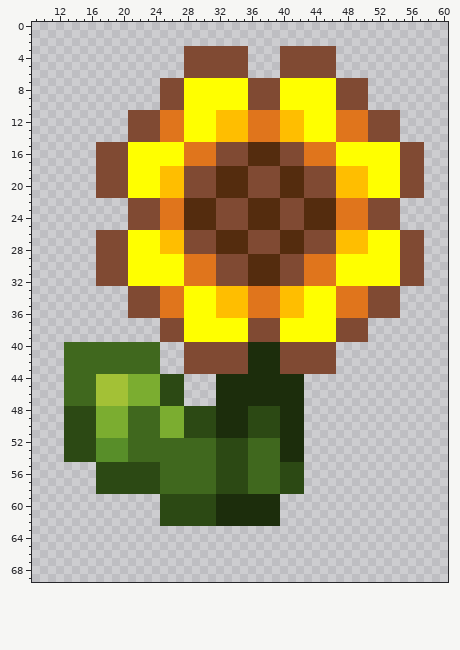
Sprite sheet: assets/scene/obstacle0.8.png. Above is the file before it was changed.
The file is 70x70 pixels. Shown: x 9..60, y 0..69.
Now the later version:
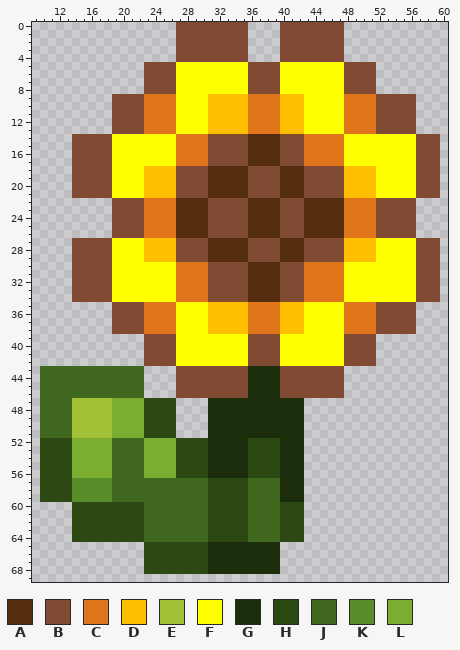
Palette (. is transparent): A #542c0e  B #804a33  C #e0751c  D #ffbe00  E #a3c136  F #ffff00  G #1c2d0c  H #2c4914  J #40681e  K #588e29  L #7bad30
From old to new:
Changed rows in their new state; - is an unchanged pixel.
first column x 10:
 0 -----------------BBBBBBBBB----BBBBBBBB------------
 1 -----------------BBBBBBBBB----BBBBBBBB------------
 2 -----------------BBBBBBBBB----BBBBBBBB------------
 3 -----------------B-------------------B------------
 4 -----------------B-------------------B------------
 5 -------------BBBBFFFFFFFFFBBBBFFFFFFFFBBBB--------
 6 -------------BBBBFFFFFFFFFBBBBFFFFFFFFBBBB--------
 7 -------------BB--F-------------------F---B--------
 8 -------------BB--F-------------------F---B--------
 9 ---------BBBBCCCCF---DDDDDCCCCDDD----FCCCCBBBBB---
10 ---------BBBBCCCCF---DDDDDCCCCDDD----FCCCCBBBBB---
11 ---------BB--CC--F---D---------------F---C---BB---
12 ---------BB--CC--F---D---------------F---C---BB---
13 ---------BB--CC--F---D---------------F---C---BB---
14 ----BBBBBFFFFFFFF-CCCBBBBBAAAABBBCCCC-FFFFFFFFFBBB
15 ----BBB--FF------C---B---------------C-------FF-BB
16 ----BBB--FF------C---B---------------C-------FF-BB
17 ----BBB--FF------C---B---------------C-------FF-BB
18 ----BBB--FF--DD--B---A---------------B---D---FF-BB
19 ----BBB--FF--DD--B---A---------------B---D---FF-BB
20 ----BBB--FF--DD--B---A---------------B---D---FF-BB
21 ----BBB--FF--DD--B---A---------------B---D---FF-BB
22 ---------BB--CC--A---B---------------A---C---BB---
23 ---------BB--CC--A---B---------------A---C---BB---
24 ---------BB--CC--A---B---------------A---C---BB---
25 ---------BB--CC--A---B---------------A---C---BB---
26 -------..--BBCCCCAAAA-BBBBAAAABBBAAAAACCCCBBB--.--
27 ----BBB--FF--DD--B---A---------------B---D---FF-BB
28 ----BBB--FF--DD--B---A---------------B---D---FF-BB
29 ----BBB--FF--DDDDBBBBAAAAABBBBAAABBBBBDDDD---FF-BB
30 ----BBB--FF------C---B---------------C-------FF-BB
31 ----BBB--FF------C---B---------------C-------FF-BB
32 ----BBB--FF------C---B---------------C-------FF-BB
33 ----BBBBBFFFFFFFF-CCCBBBBBAAAABBBCCCC-FFFFFFFFFBBB
34 ----BBBBBFFFFFFFF-CCCBBBBBAAAABBBCCCC-FFFFFFFFFBBB
35 ---------BB--CC--F---D---------------F---C---BB---
36 ---------BB--CC--F---D---------------F---C---BB---
37 ---------BBBBCCCCF---DDDDDCCCCDDD----FCCCCBBBBB---
38 ---------BBBBCCCCF---DDDDDCCCCDDD----FCCCCBBBBB---
39 -------------BB--F-------------------F---B--------
40 ---..........BBBBFFFFFFFFFBBBBFFFFFFFFBBBB--------
41 ---..........BBBBFFFFFFFFFBBBBFFFFFFFFBBBB--------
42 ---..........BBBBFFFFFFFFFBBBBFFFFFFFFBBBB--------
43 JJJ----------..--B-------------------B------------
44 JJJ----JJJJJJ....BBBBBBBBB----BBBBBBBB------------
45 JJJ----JJJJJJ....BBBBBBBBB----BBBBBBBB------------
46 JJJ----JJJJJJ....BBBBBBBBB----BBBBBBBB------------
47 JJJ-EEE--LL--HH--.---G----------------------------
48 JJJJEEEEE--LLHHHH....G----GGGG--------------------
49 JJJJEEEEE--LLHHHH....G----GGGG--------------------
50 JJJJEEEEE--LLHHHH....G----GGGG--------------------
51 JJJJEEEEE--LLHHHH....G----GGGG--------------------
52 HHH-LLLLLJJ--LLLLHHHHGGGGGHHHH--------------------
53 HHH-LLLLLJJ--LLLLHHHHGGGGGHHHH--------------------
54 HHH-LLLLLJJ--LLLLHHHHGGGGGHHHH--------------------
55 HHHHLLLLLJJJJLLLLHHHHGGGGGHHHHGGG-----------------
56 HHHHLLLLLJJJJLLLLHHHHGGGGGHHHHGGG-----------------
57 HHHHKKKKKJJJJJJ------H--------GGG-----------------
58 HHHHKKKKKJJJJJJ------H--------GGG-----------------
59 HHHHKKKKKJJJJJJJJJJJJ-HHHHJJJJGGG-----------------
60 ----HHHHHHHHHJJJJJJJJ-HHHHJJJJHHH-----------------
61 ----HHHHHHHHHJJJJJJJJ-HHHHJJJJHHH-----------------
62 ----HHHHHHHHHJJJJJJJJ-HHHHJJJJHHH-----------------
63 ----HHHHHHHHHJJJJJJJJHHHHHJJJJHHH-----------------
64 ----HHHHHHHHHJJJJJJJJHHHHHJJJJHHH-----------------
65 -------------HHHHHHHHGGGGGGGGG--------------------
66 -------------HHHHHHHHGGGGGGGGG--------------------
67 -------------HHHHHHHHGGGGGGGGG--------------------
68 -------------HHHHHHHHGGGGGGGGG--------------------
Boxes around the changes in both pictures, in picture pixels (x1, y1, x2, y2):
changed: (40, 22, 440, 574)
